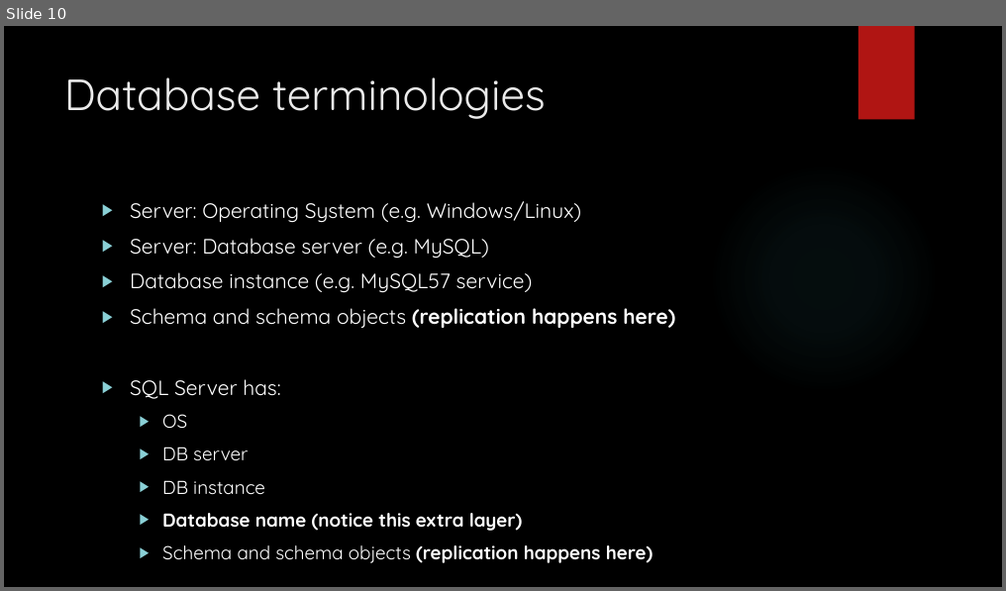
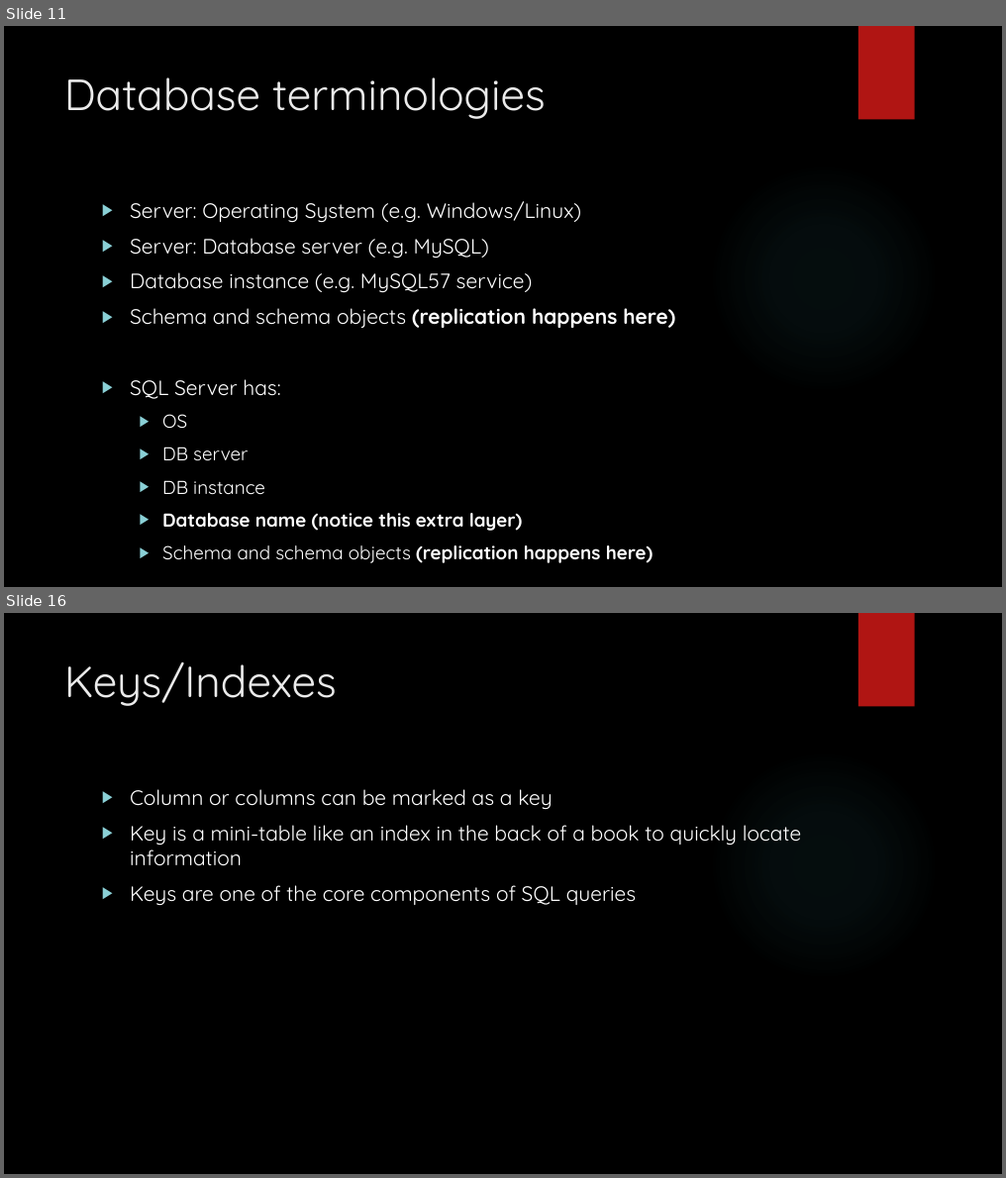
Before and after one commit to zedfoxus/database-bootcamp, a slide deck: Presentation/Database-Bootcamp-Presentation.pptx. Shown one above the other, each under a label of ours: slide 10 before the commit, slides 11 and 16 after it; the slides between them are not shown. The pictures are 1006x591 and 1006x1178 pixels, drawn with LibreOffice and Linux fonts; fonts in the diff are those of the drawing; background and template pictures are left out. Boxes give left, top, right and bottom in pixels: in the first picture for what was removed or moved away, otherwise in the second. Text is boxed around its words. In the diff, an @@ line names an element or a change of style, - is before the commit and + after.

Commit message:
Day 3 table creation

```diff
--- a/Presentation/Database-Bootcamp-Presentation.pptx
+++ b/Presentation/Database-Bootcamp-Presentation.pptx
@@ slide 16 added at [4,613,1002,1174], background picture (left out); not listed: 2 template elements that a slide beside it also shows @@
@@ title added at [64,662,337,706], 42 pt, text #EBEBEB @@
+Keys/Indexes
@@ text added at [130,789,801,906], 20 pt, text #FFFFFF @@
+▶ Column or columns can be marked as a key
+▶ Key is a mini-table like an index in the back of a book to quickly locate information
+▶ Keys are one of the core components of SQL queries
@@ what was slide 10 is now slide 11 @@
```
Also in this commit, not shown: 1 slide changed, 7 other slides added.
